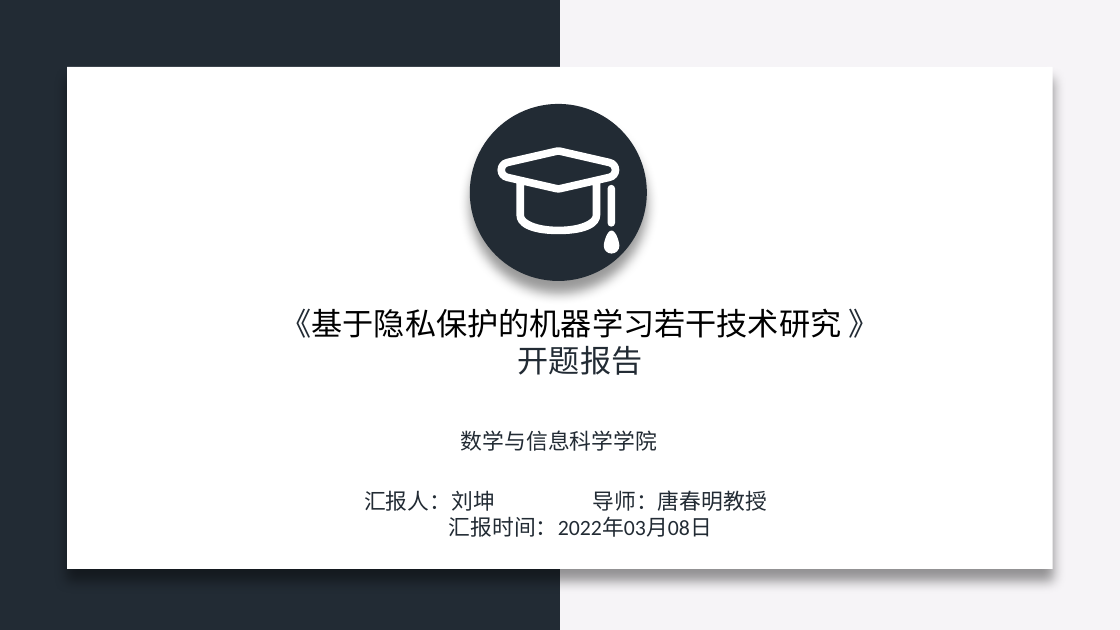
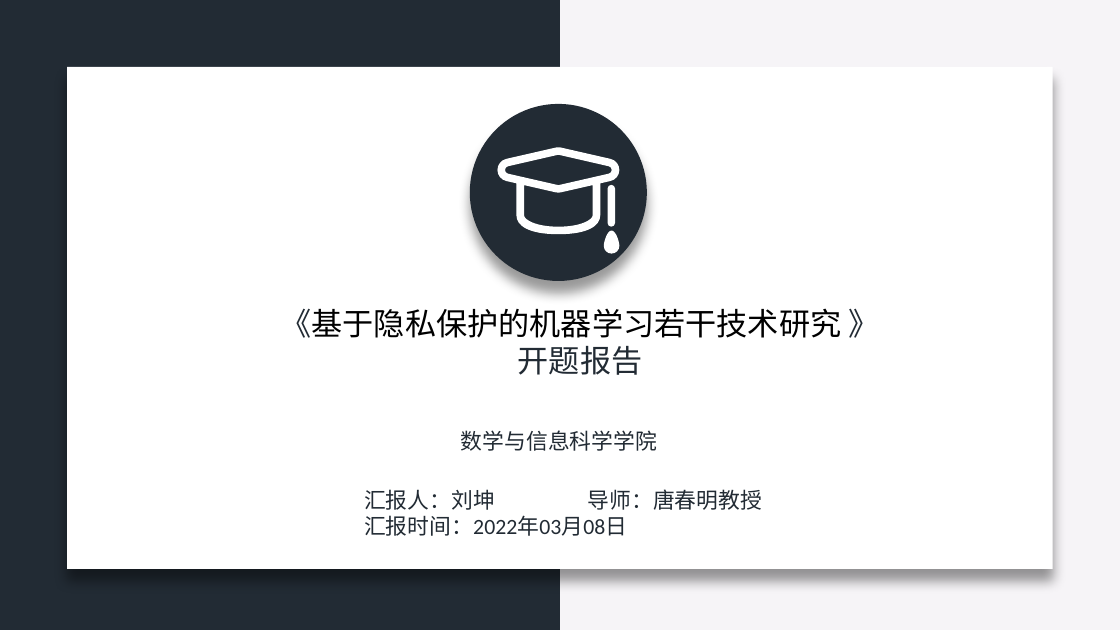
Before and after one commit to zeemeil/zeemeil.github.io, a slide deck: slide 1 of files/doctoral_dissertation_proposal.pptx. Drawn at 1120x630 pixels with LibreOffice and Linux fonts; fonts in the diff are those of the drawing. Boxes give left, top, right and bottom in pixels: in the first picture for what was removed or moved away, otherwise in the second. Text is boxed around its words. In the diff, an @@ line names an element or a change of style, - is before the commit and + after.

```diff
--- a/files/doctoral_dissertation_proposal.pptx
+++ b/files/doctoral_dissertation_proposal.pptx
@@ text at <box>364,515,627,536</box>: alignment centre to left @@
```
Also in this commit, not shown: 7 other slides changed, 4 slides added, 7 slides removed, 14 other files.
